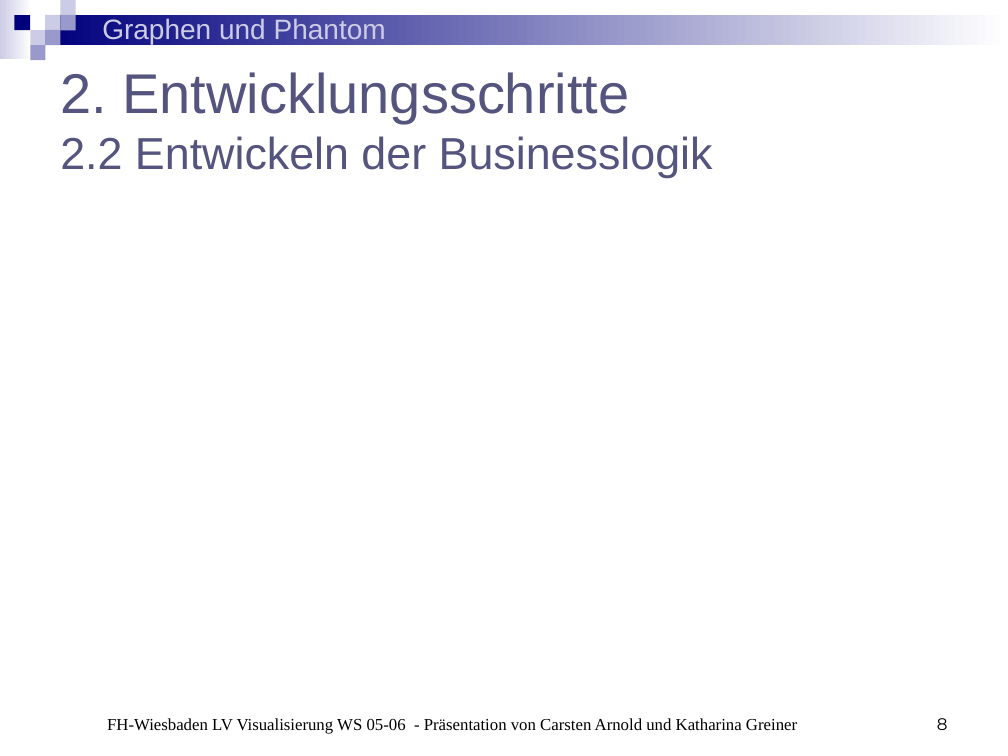
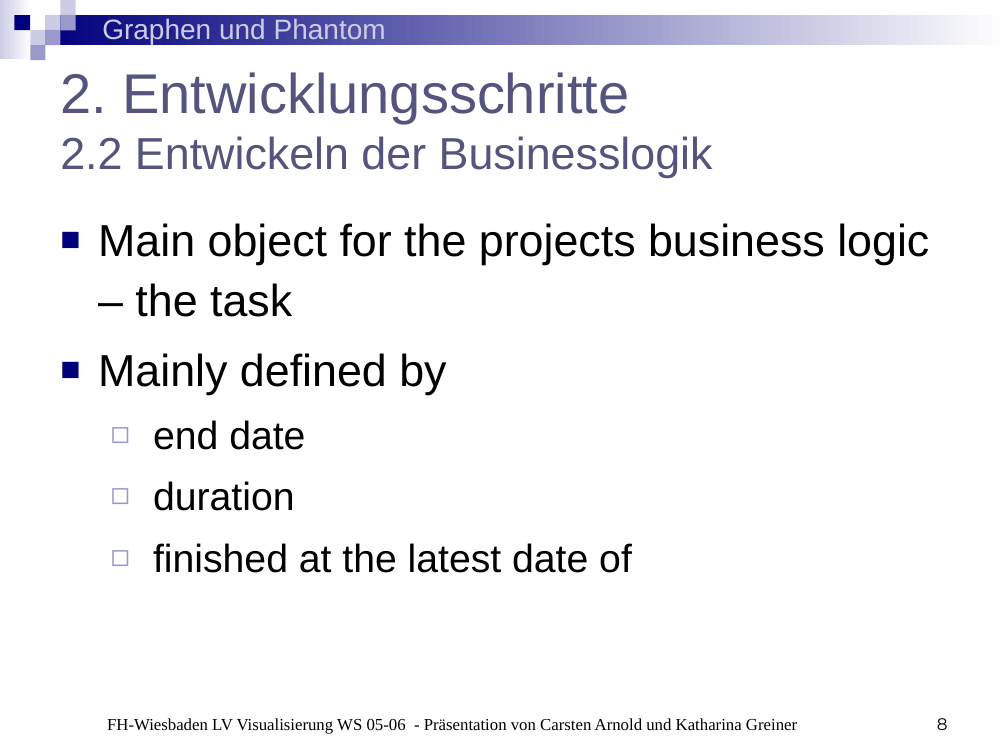
Before and after one commit to BackupTheBerlios/phantom-graphs-svn, a slide deck: slide 8 of trunk/Präsentationen/Präsentation3.ppt. Drawn at 1008x756 pixels with LibreOffice and Linux fonts; fonts in the diff are those of the drawing. Boxes give left, top, right and bottom in pixels: in the first picture for what was removed or moved away, otherwise in the second. Text is boxed around its words. In the diff, an @@ line names an element or a change of style, - is before the commit and + after.

```diff
--- a/trunk/Präsentationen/Präsentation3.ppt
+++ b/trunk/Präsentationen/Präsentation3.ppt
@@ text added at box(98, 223, 929, 573), 32 pt, text #000000 @@
+■ Main object for the projects business logic – the task
+■ Mainly defined by
+  ◻ end date
+  ◻ duration
+  ◻ finished at the latest date of
```
Also in this commit, not shown: 7 other slides changed.
